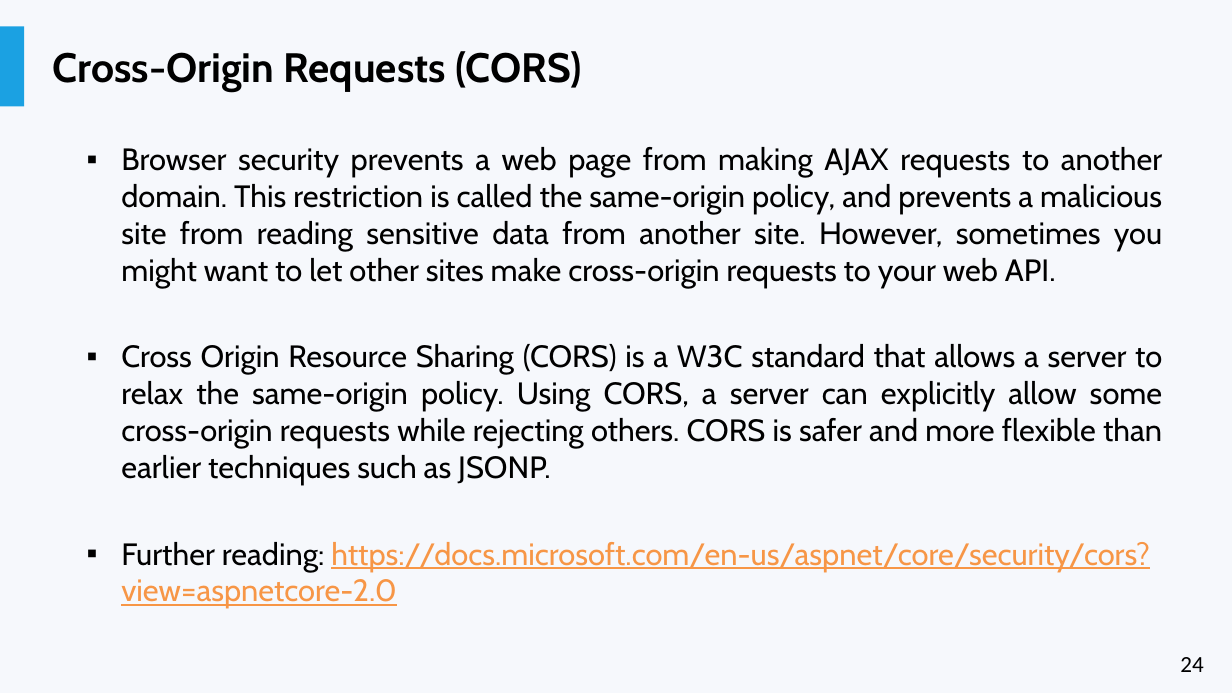
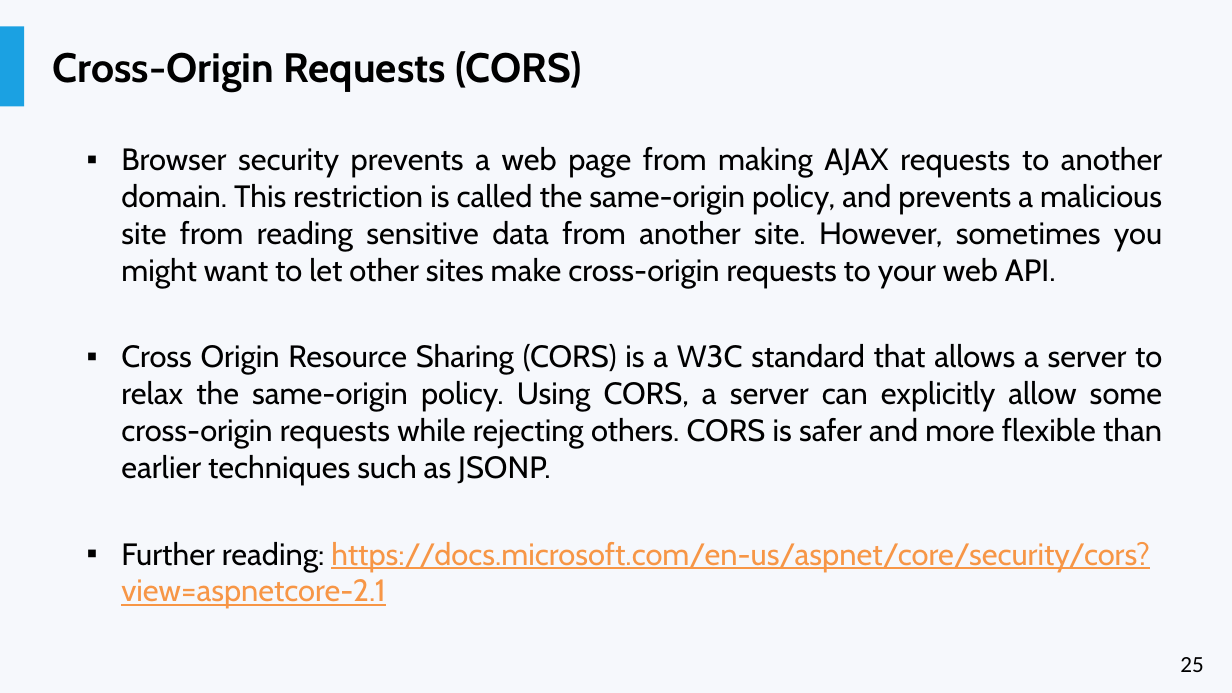
Before and after one commit to liviucotfas/ase-web-and-cloud-applications-security, a slide deck: slide 25 of Presentation ASPNET MVC Core - Part III.pptx (slide 24 before the commit). Drawn at 1232x693 pixels with LibreOffice and Linux fonts; fonts in the diff are those of the drawing. Boxes give left, top, right and bottom in pixels: in the first picture for what was removed or moved away, otherwise in the second. Text is boxed around its words. In the diff, an @@ line names an element or a change of style, - is before the commit and + after.

```diff
--- a/Presentation ASPNET MVC Core - Part III.pptx
+++ b/Presentation ASPNET MVC Core - Part III.pptx
@@ text at (121, 542, 1150, 608): text changed @@
-▪ Further reading: https://docs.microsoft.com/en-us/aspnet/core/security/cors?view=aspnetcore-2.0
+▪ Further reading: https://docs.microsoft.com/en-us/aspnet/core/security/cors?view=aspnetcore-2.1
@@ page number at (1180, 657, 1203, 672): text changed @@
-24
+25
```
Also in this commit, not shown: 5 other slides changed, 1 slide added.
